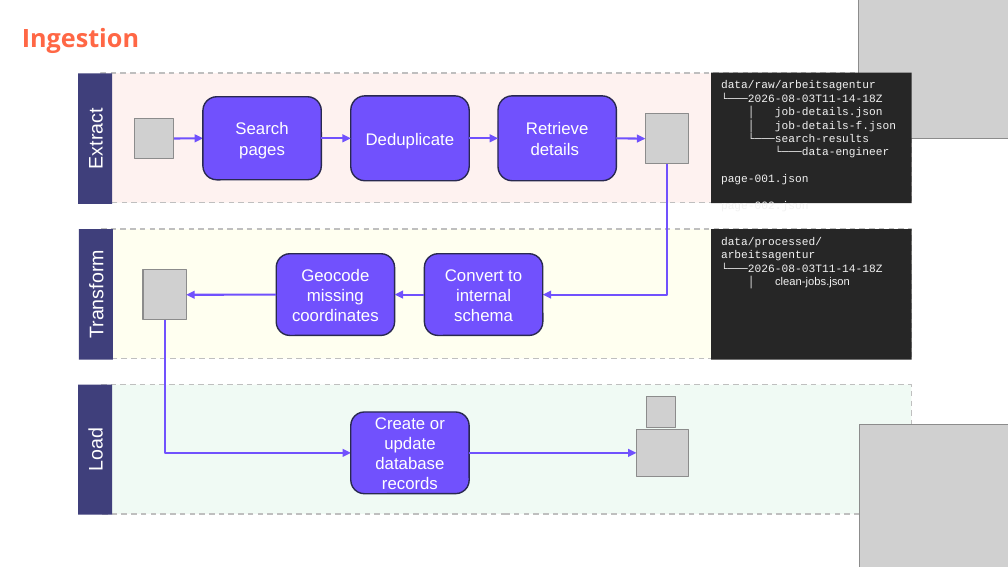
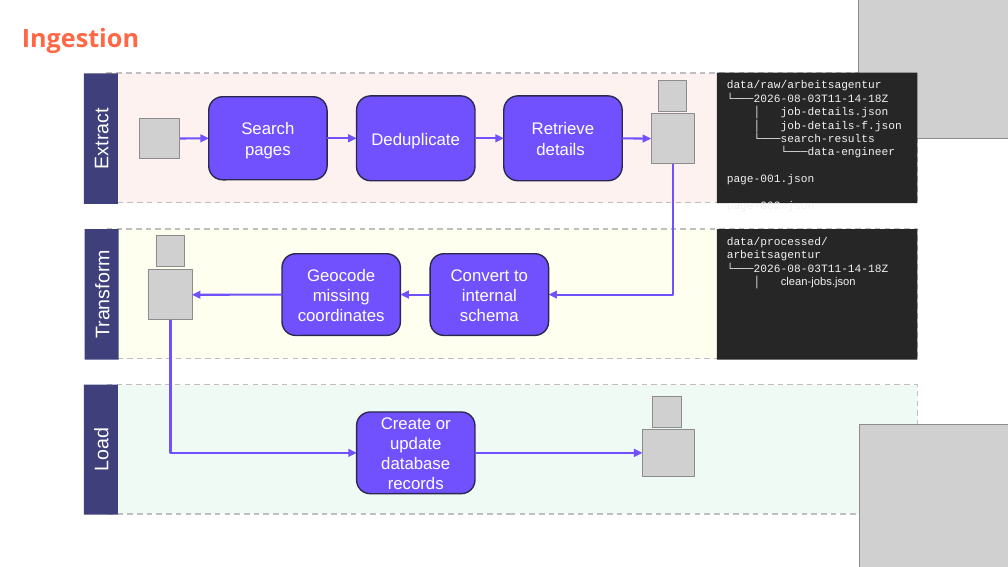
Before and after one commit to DataScientest-Studio/jun26bde-job-market, a slide deck: slide 6 of docs/defence/Defence.pptx. Drawn at 1008x567 pixels with LibreOffice and Linux fonts; fonts in the diff are those of the drawing; grey boxes stand for pictures; background and template pictures are left out. Boxes give left, top, right and bottom in pixels: in the first picture for what was removed or moved away, otherwise in the second. Text is boxed around its words. In the diff, an @@ line names an element or a change of style, - is before the commit and + after.

```diff
--- a/docs/defence/Defence.pptx
+++ b/docs/defence/Defence.pptx
@@ picture added at box(659, 81, 687, 112) @@
@@ 8 rectangles, 7 arrows, 6 rounded rectangles, 5 pictures, 2 elbow arrows: place and size @@
-8 rectangles, 7 arrows, 6 rounded rectangles, 5 pictures, 2 elbow arrows at box(78, 73, 911, 515)
+8 rectangles, 7 arrows, 6 rounded rectangles, 5 pictures, 2 elbow arrows at box(83, 73, 917, 515)
@@ picture added at box(157, 236, 185, 267) @@
```
Also in this commit, not shown: 3 other slides changed, 4 other files.
